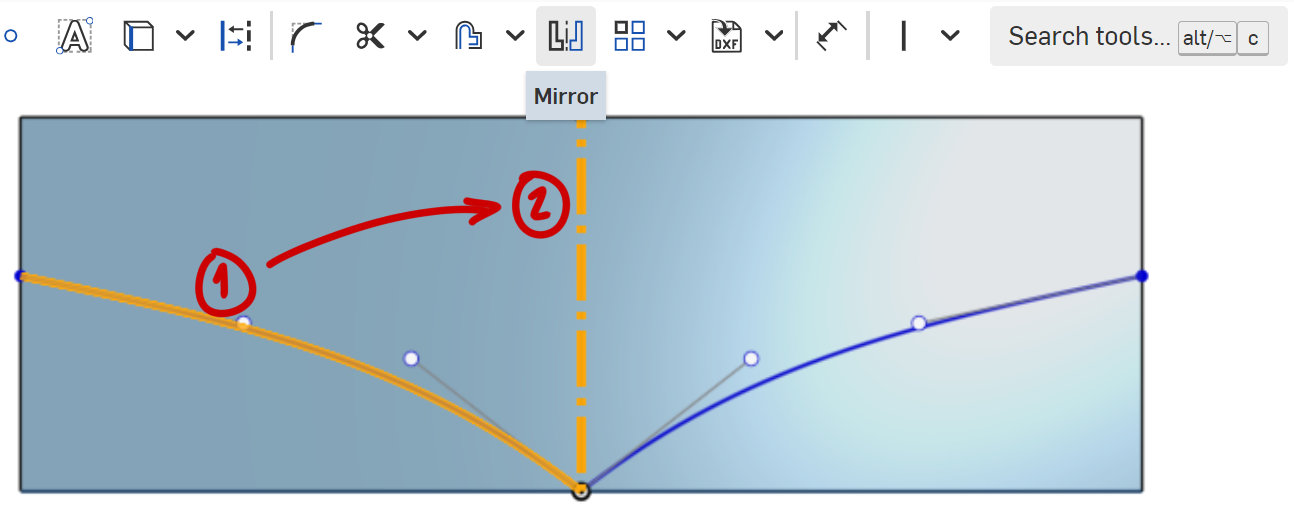
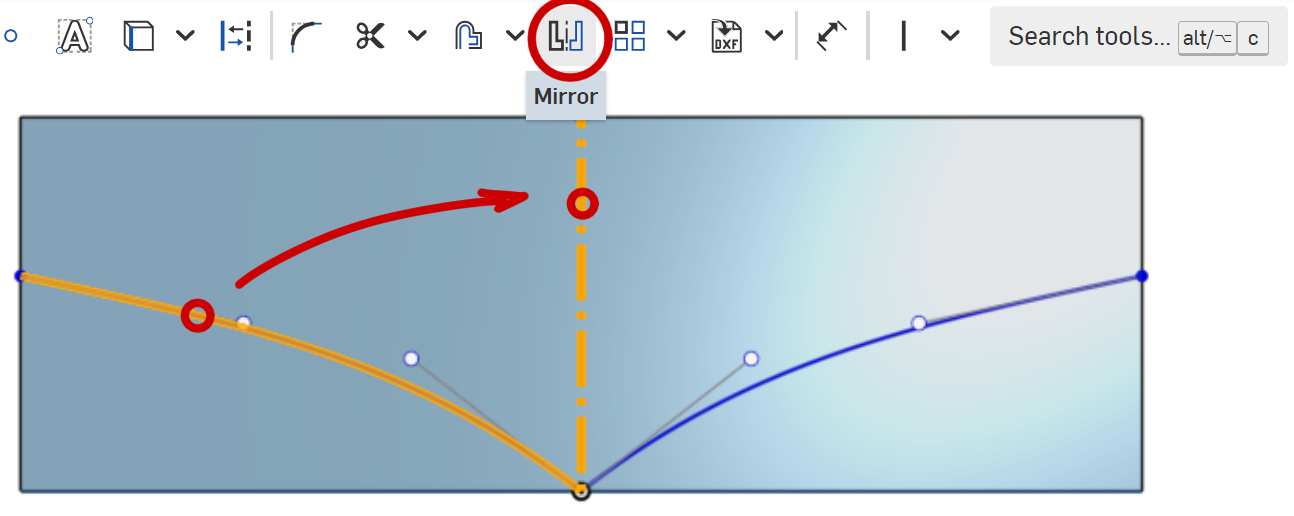
Layered file, before and after one edit (w=1294, h=516). Changes by layer:
painted on "Paint Layer 1" over [180, 0, 614, 333]
painted on "Background" over [180, 0, 614, 333]
